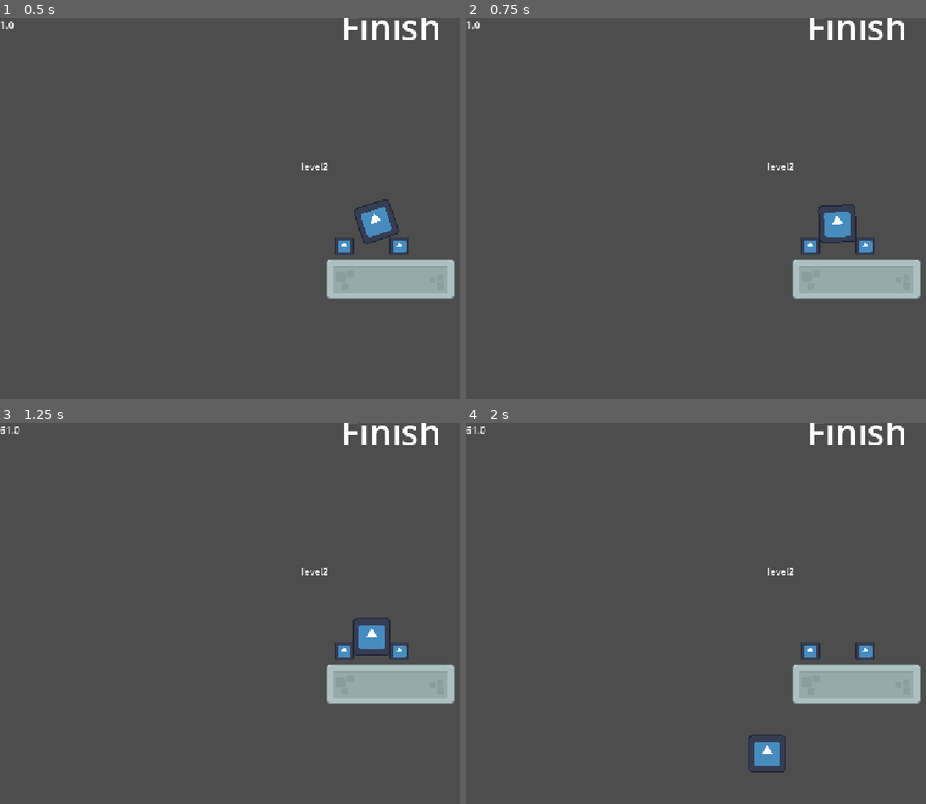
Above: before the commit, frames 1-4 (two rows, left to right).
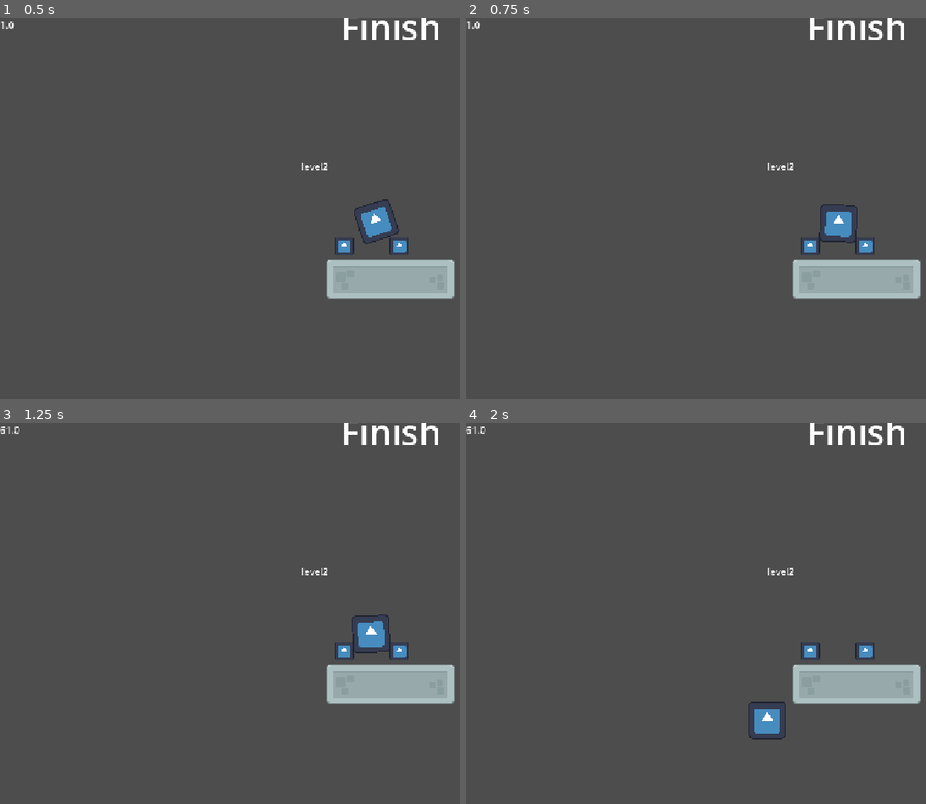
Above: after the commit, the same moments.

Repository: AmirLev426/Balance-It
Game: Godot game, scene res://scenes/level_2.tscn
Two runs of this game, one before a commit and one after it. Both use one fixed random seed, a clock stepped at 60 frames per second and the inputs below. This scene is started directly instead of the project's main scene. The engine's default icon, where the game draws it, is replaced by a stand-in: a white triangle on a blue panel in a dark square.
Inputs (mouse positions are in pixels of both pictures, inside the frame that each line leads up to):
- Up to frame 1 (0.5 s): no input
- Up to frame 2 (0.75 s): click (843, 223) at 0.5 s
- Up to frame 3 (1.25 s): no input
- Up to frame 4 (2 s): tap Enter (ui_accept) at 1.25, 1.52 s; move the mouse to (769, 689) at 1.27 s; hold Right (ui_right) from 1.28 s (still down); hold Mouse wheel down (dezoom) from 1.28 s (still down)

Frame 1 is identical in both runs. In frame 2, 0.2% of the frame differs, in the area x 76-86%, y 48-60%; in frame 3, 0.3%; in frame 4, 0.9%, in the area x 61-70%, y 73-92%.

Commit message:
improved dragging and more
- new todo list

dragged block :
- sprite will be always on top
- ignore other rigidbody collision
- cannot be yet anymore (timer(0.1) before freeze = false

Diff:
--- a/scenes/level_1.tscn
+++ b/scenes/level_1.tscn
@@ -7,7 +7,6 @@
 [ext_resource type="Texture2D" uid="uid://c1r02n1m56ead" path="res://assets/icon.svg" id="4_conm7"]
 [ext_resource type="PackedScene" uid="uid://bv4st2ckwqv5o" path="res://scenes/movable_block.tscn" id="5_d3jkd"]
 [ext_resource type="Texture2D" uid="uid://cesm2l8f8t8kh" path="res://assets/kenney_physics-assets/PNG/Backgrounds/colored_grass.png" id="7_pa8r4"]
-[ext_resource type="Script" uid="uid://bb5o6sjau6cbe" path="res://scenes/character_body_2d.gd" id="8_15mv3"]
 
 [sub_resource type="RectangleShape2D" id="RectangleShape2D_fc0e3"]
 size = Vector2(439, 70)
@@ -114,8 +113,7 @@
 offset_bottom = -68.0
 text = "Level1"
 
-[node name="CharacterBody2D" type="CharacterBody2D" parent="."]
-script = ExtResource("8_15mv3")
+[node name="WinTimer" type="Timer" parent="."]
 
 [connection signal="body_entered" from="Area2D" to="." method="_on_area_2d_body_entered"]
 [connection signal="pressed" from="spawner" to="." method="_on_spawner_pressed"]
--- a/scenes/movable_block.tscn
+++ b/scenes/movable_block.tscn
@@ -33,5 +33,10 @@
 grow_vertical = 2
 metadata/_edit_use_anchors_ = true
 
+[node name="Timer" type="Timer" parent="MovableBlock"]
+process_callback = 0
+wait_time = 0.1
+one_shot = true
+
 [connection signal="button_down" from="MovableBlock/Button" to="MovableBlock" method="_on_button_button_down"]
 [connection signal="button_up" from="MovableBlock/Button" to="MovableBlock" method="_on_button_button_up"]
--- a/scripts/level_1.gd
+++ b/scripts/level_1.gd
@@ -9,6 +9,7 @@
 var all_blocks = [movable_block, movable_block2]
 
 func _on_area_2d_body_entered(_body: Node2D) -> void:
+
 	call_deferred("queue_free")
 	call_deferred("change_scene")
 	LevelCore.lvl1_completed = true
--- a/scripts/rigid_body_2d.gd
+++ b/scripts/rigid_body_2d.gd
@@ -2,23 +2,35 @@
 
 var dragging = false
 var of = Vector2(0,0)
+
+@onready var movable_block: RigidBody2D = $"."
+@onready var sprite_2d: Sprite2D = $Sprite2D
 
 @warning_ignore("unused_parameter") #ignore the 'delta' warning
 
 func _process(delta):
 	if dragging:
 		global_position = get_global_mouse_position() - of
+		sprite_2d.z_index = 10
 
 func _on_button_button_down() -> void:
 	print("DOWN ", self)
 	of = get_global_mouse_position() - global_position
 	dragging = true
 	freeze_mode = RigidBody2D.FREEZE_MODE_KINEMATIC
+	movable_block.collision_layer = 2
+	sprite_2d.z_index = 10
+
 	freeze = true
 	if rotation_degrees != 0:
 		rotation_degrees = 0
 
 func _on_button_button_up() -> void:
+	movable_block.collision_layer = 1
 	print("UP ", self)
 	dragging = false
+	await get_tree().create_timer(0.1).timeout
 	freeze = false
+	sprite_2d.z_index = 0
+
+#if obj dragged est à pos de obj 2,3,... alors peut pas poser et if poser alors revenir a pos initiale
Not shown: 1 places in scenes/level_1.tscn that only renumber resources
Not shown, added: todo.md
